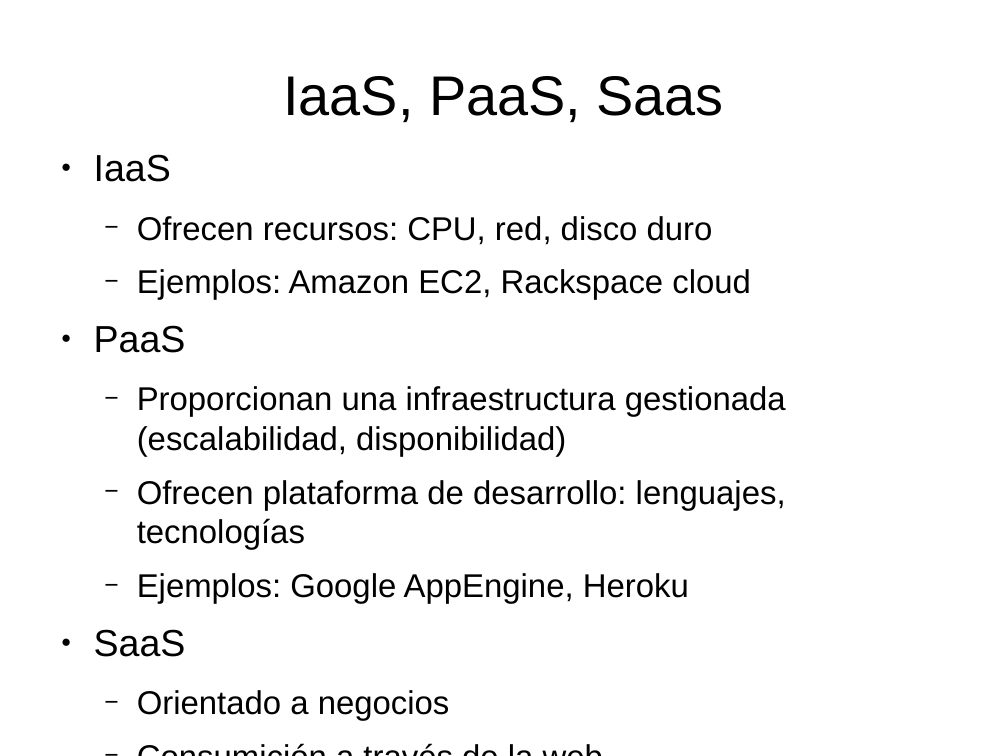
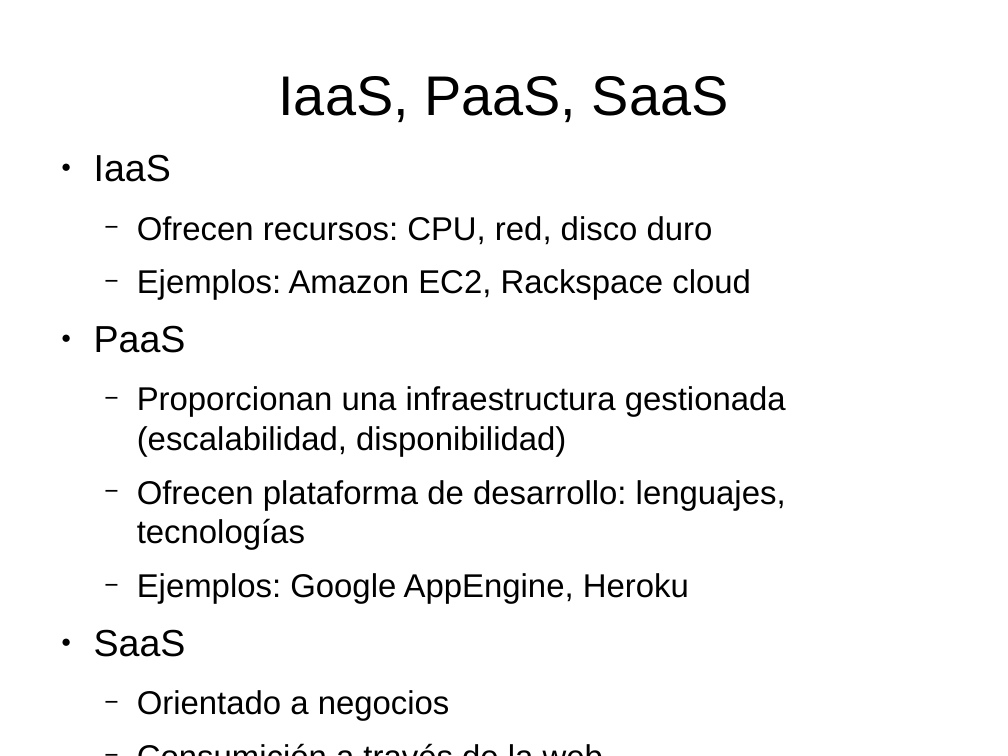
Before and after one commit to dcere/pfc, a slide deck: slide 29 of adm/presentacion/presentacion.odp. Drawn at 1008x756 pixels with LibreOffice and Linux fonts; fonts in the diff are those of the drawing. Boxes give left, top, right and bottom in pixels: in the first picture for what was removed or moved away, otherwise in the second. Text is boxed around its words. In the diff, an @@ line names an element or a change of style, - is before the commit and + after.

```diff
--- a/adm/presentacion/presentacion.odp
+++ b/adm/presentacion/presentacion.odp
@@ title at (279, 76, 729, 122): text changed @@
-IaaS, PaaS, Saas
+IaaS, PaaS, SaaS
```
Also in this commit, not shown: 1 other slide changed, 1 other file.
